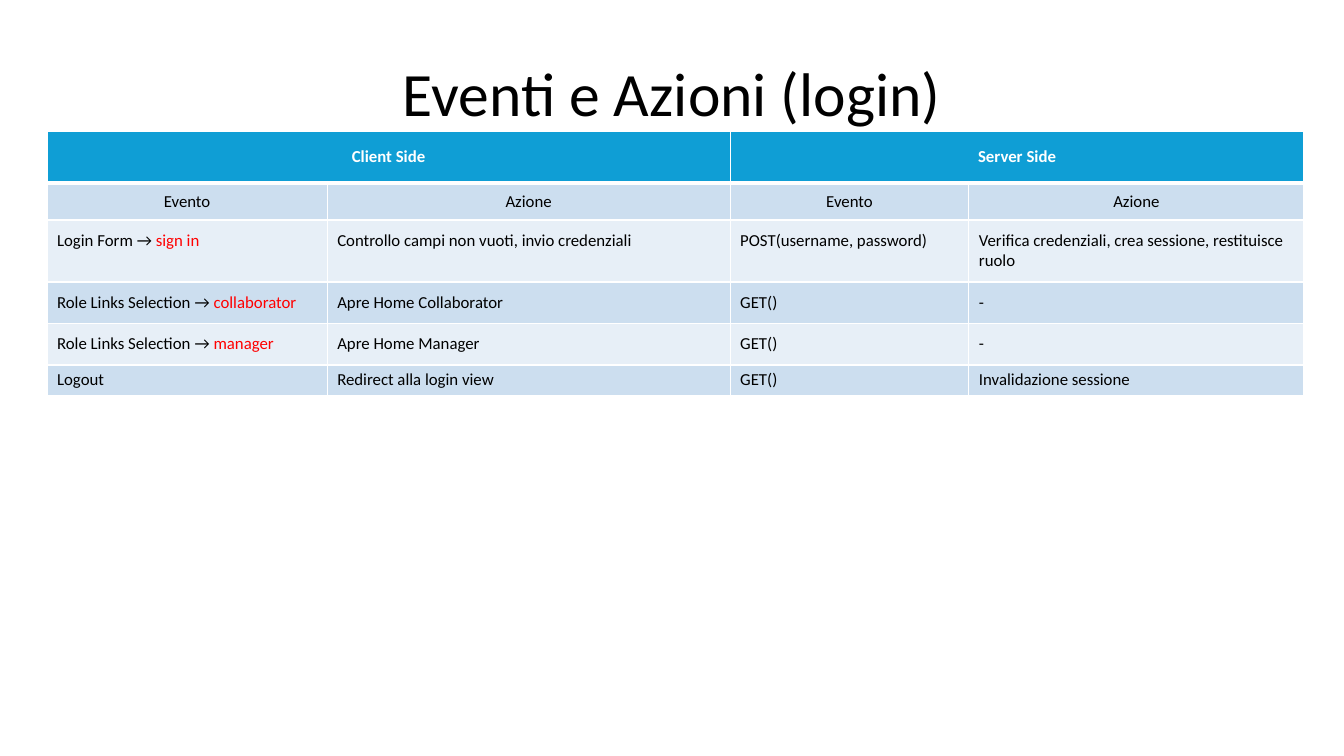
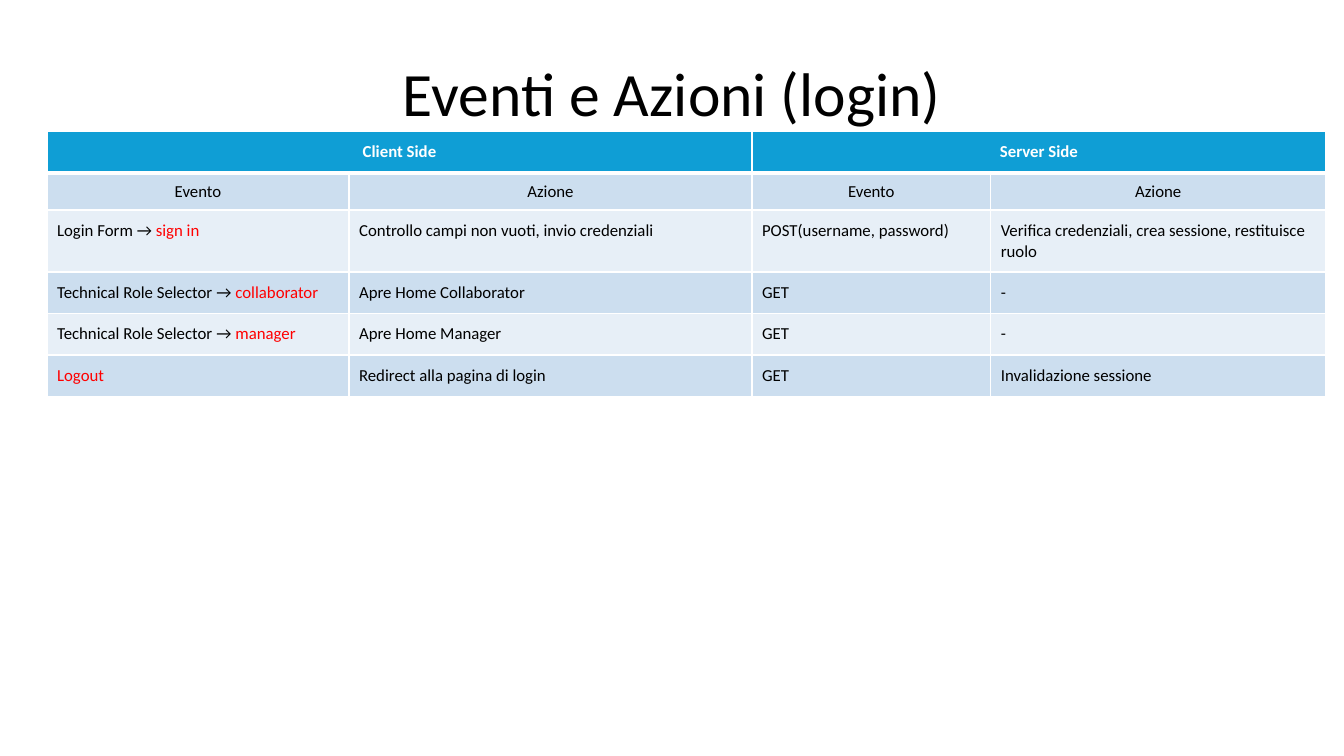
Before and after one commit to gilbertobrambilla/tiw-2026-html, a slide deck: slide 39 of docs/TIW_documentazione.pptx (slide 37 before the commit). Drawn at 1344x756 pixels with LibreOffice and Linux fonts; fonts in the diff are those of the drawing. Boxes give left, top, right and bottom in pixels: in the first picture for what was removed or moved away, otherwise in the second. Text is boxed around its words. In the diff, an @@ line names an element or a change of style, - is before the commit and + after.

```diff
--- a/docs/TIW_documentazione.pptx
+++ b/docs/TIW_documentazione.pptx
@@ table at <box>47,131,1327,394</box> @@
-row 4, column 1: Role Links Selection → collaborator
+row 4, column 1: Technical Role Selector → collaborator
-row 4, column 3: GET()
+row 4, column 3: GET
-row 5, column 1: Role Links Selection → manager
+row 5, column 1: Technical Role Selector → manager
-row 5, column 3: GET()
+row 5, column 3: GET
-row 6, column 2: Redirect alla login view
+row 6, column 2: Redirect alla pagina di login
-row 6, column 3: GET()
+row 6, column 3: GET
@@ text colour #000000 to #FF0000 in "Logout" @@
@@ table: place and size @@
-table at <box>47,131,1305,393</box>
+table at <box>47,131,1327,394</box>
```
Also in this commit, not shown: 18 other slides changed, 4 slides added, 2 slides removed.
